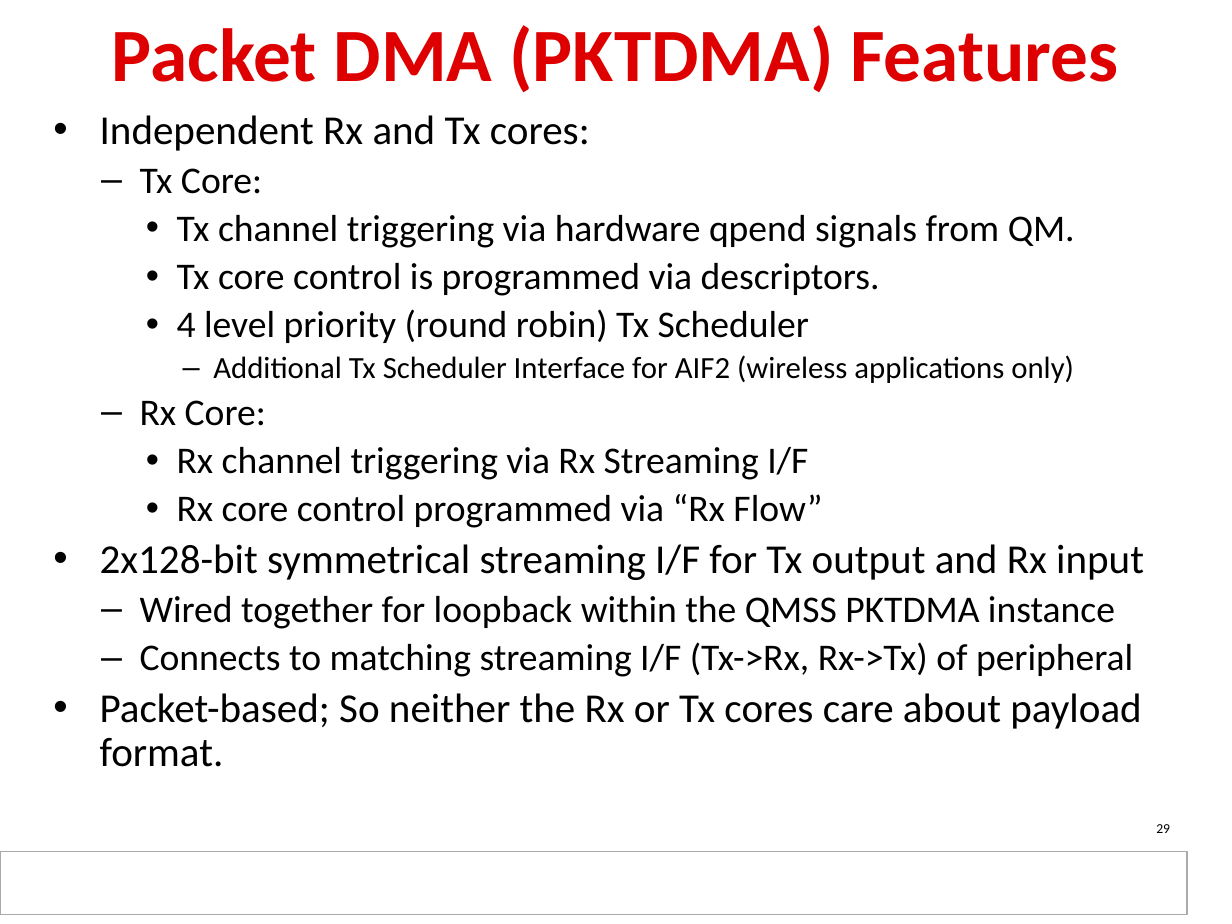
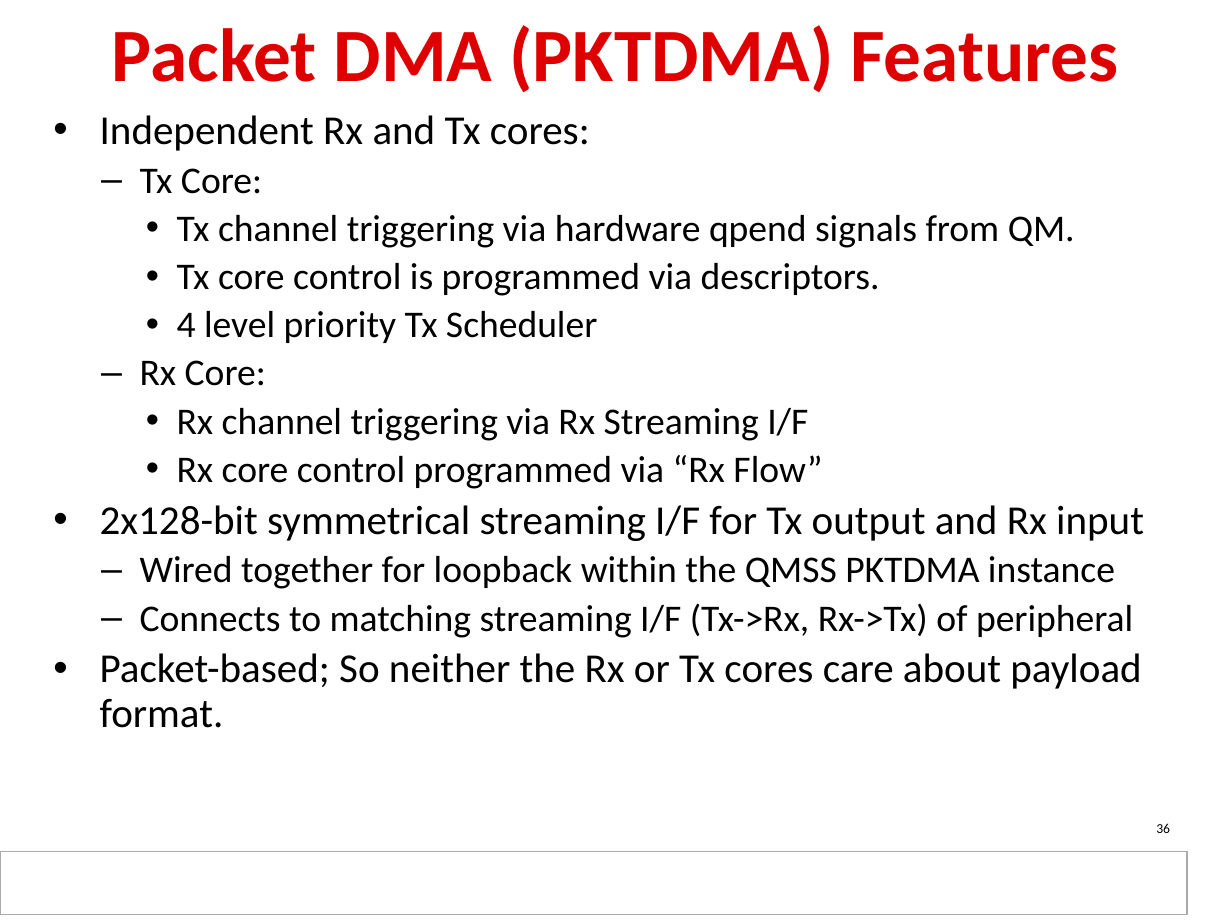
Before and after one commit to hari1989/keystone-workshop, a slide deck: slide 36 of slides/KeyStone Multicore Navigator.pptx (slide 29 before the commit). Drawn at 1232x924 pixels with LibreOffice and Linux fonts; fonts in the diff are those of the drawing; background and template pictures are left out. Boxes give left, top, right and bottom in pixels: in the first picture for what was removed or moved away, otherwise in the second. Text is boxed around its words. In the diff, an @@ line names an element or a change of style, - is before the commit and + after.

```diff
--- a/slides/KeyStone Multicore Navigator.pptx
+++ b/slides/KeyStone Multicore Navigator.pptx
@@ text at bbox=[177, 311, 597, 343]: text changed; size 18 to 22 pt @@
-    • 4 level priority (round robin) Tx Scheduler
-      – Additional Tx Scheduler Interface for AIF2 (wireless applications only)
+    • 4 level priority Tx Scheduler
@@ page number at bbox=[1156, 823, 1170, 833]: text changed @@
-29
+36
```
Also in this commit, not shown: 10 other slides changed, 13 slides added, 4 slides removed.
